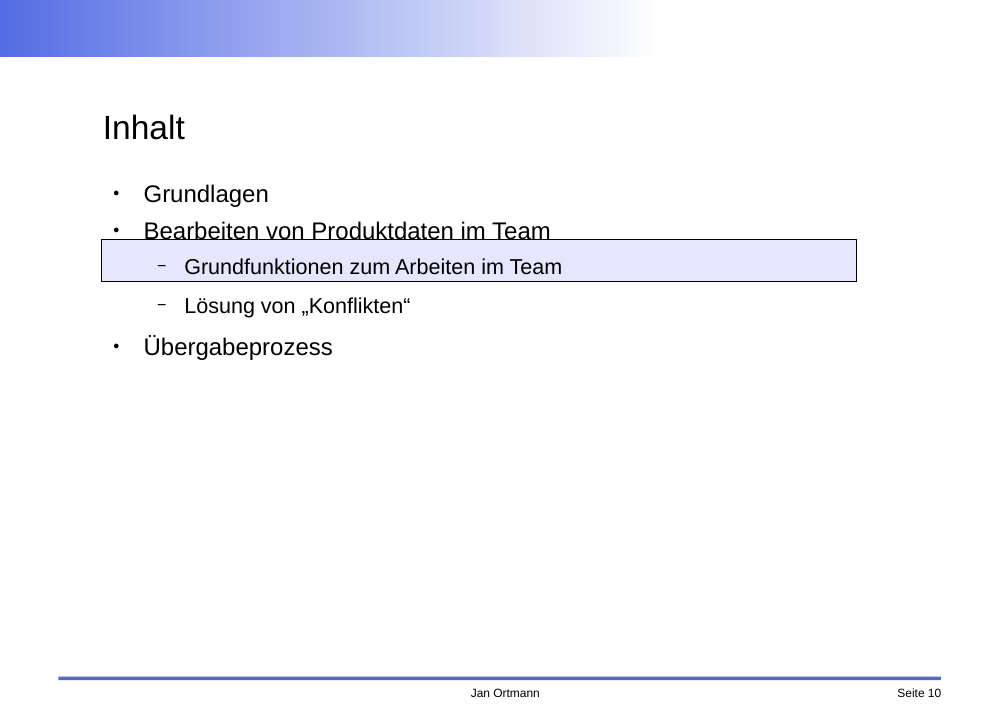
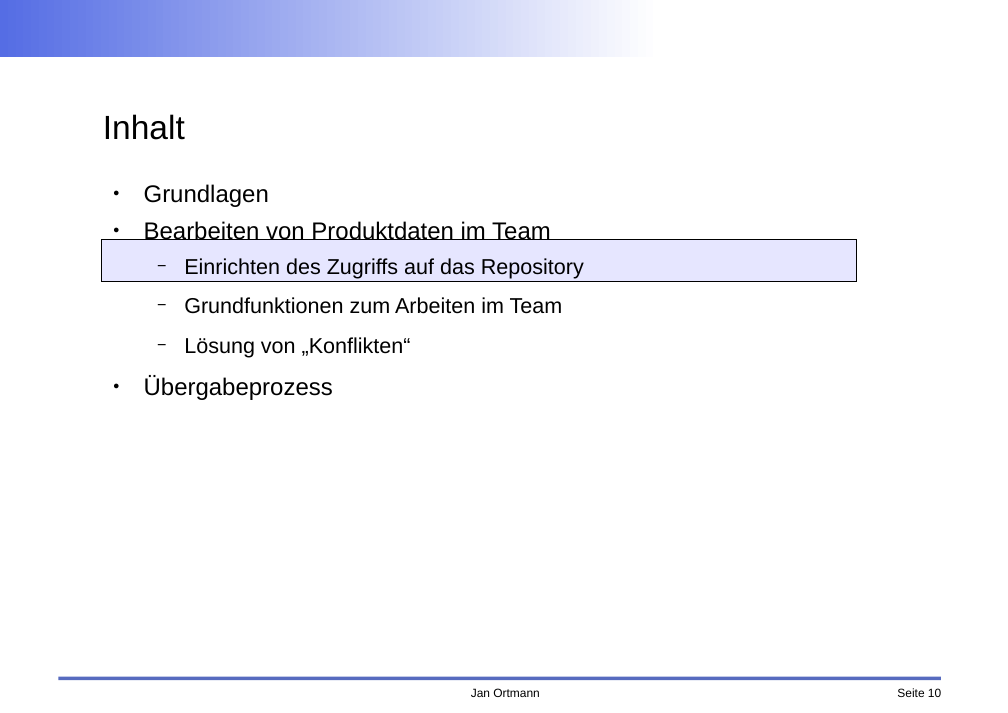
Before and after one commit to faktorips/faktorips.base, a slide deck: slide 10 of org.faktorips.doc/workshop/fachabteilung/FaktorIPS-Schulung FA Arbeiten im Team.odp. Drawn at 1008x713 pixels with LibreOffice and Linux fonts; fonts in the diff are those of the drawing; background and template pictures are left out. Boxes give left, top, right and bottom in pixels: in the first picture for what was removed or moved away, otherwise in the second. Text is boxed around its words. In the diff, an @@ line names an element or a change of style, - is before the commit and + after.

```diff
--- a/org.faktorips.doc/workshop/fachabteilung/FaktorIPS-Schulung FA Arbeiten im Team.odp
+++ b/org.faktorips.doc/workshop/fachabteilung/FaktorIPS-Schulung FA Arbeiten im Team.odp
@@ text at box(184, 258, 584, 279): paragraph added @@
+  − Einrichten des Zugriffs auf das Repository
```
Also in this commit, not shown: 6 other slides changed, 14 slides added, 3 slides removed, 10 other files.
